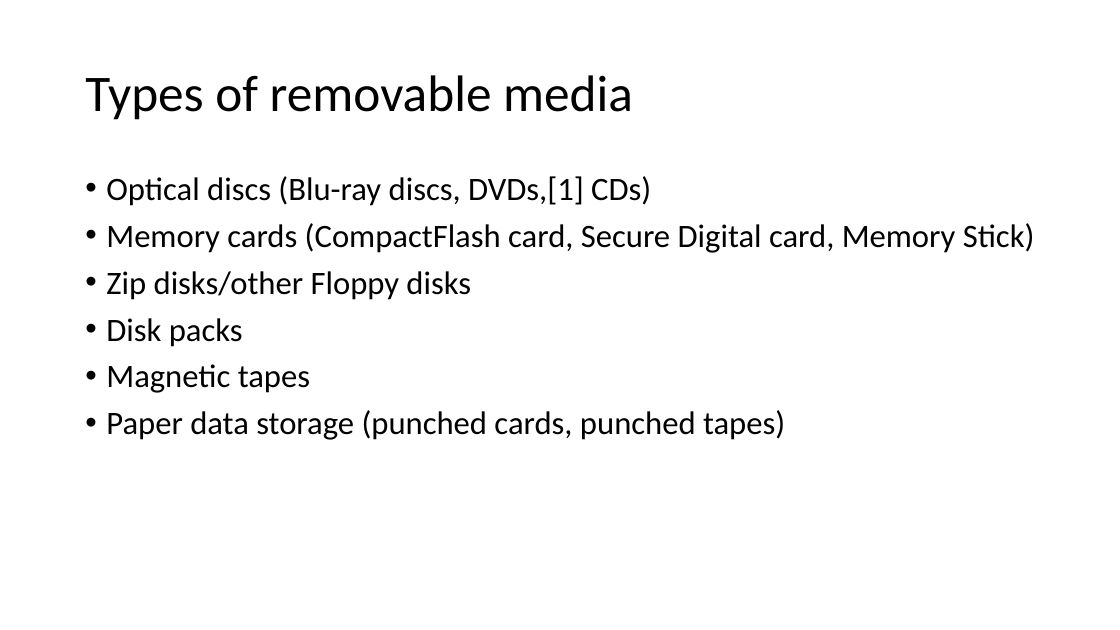
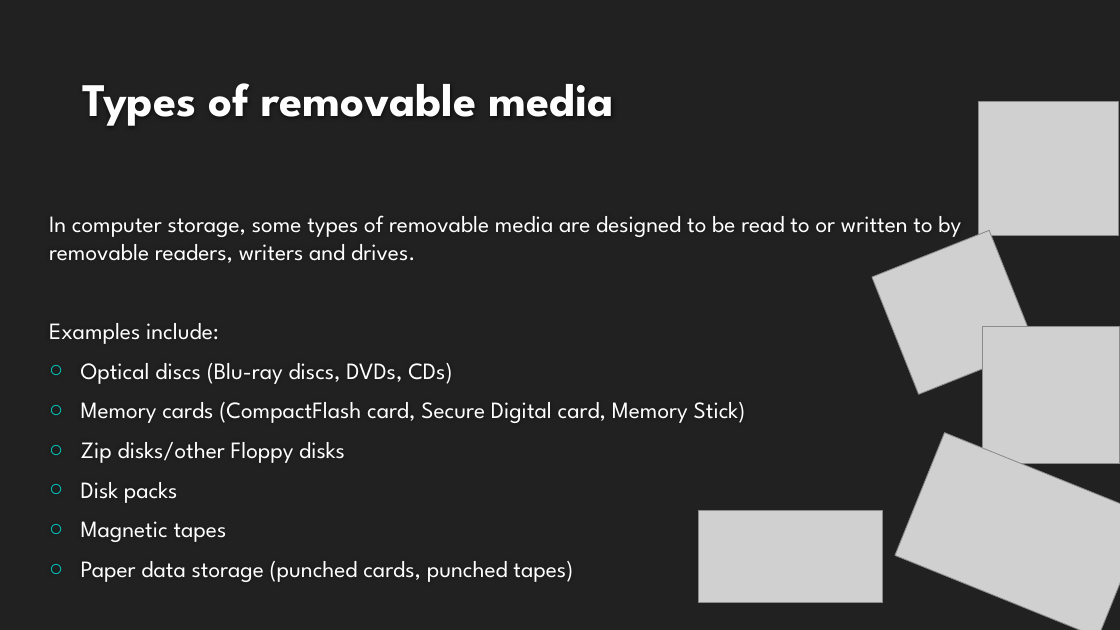
Before and after one commit to jmclean15/ICS3U0-SW, a slide deck: slide 4 of Model A work/Model.A4 Removable Media.pptx. Drawn at 1120x630 pixels with LibreOffice and Linux fonts; fonts in the diff are those of the drawing; grey boxes stand for pictures; background and template pictures are left out. Boxes give left, top, right and bottom in pixels: in the first picture for what was removed or moved away, otherwise in the second. Text is boxed around its words. In the diff, an @@ line names an element or a change of style, - is before the commit and + after.

```diff
--- a/Model A work/Model.A4 Removable Media.pptx
+++ b/Model A work/Model.A4 Removable Media.pptx
@@ background #FFFFFF to #212121 @@
@@ title "Types of removable media": place and size @@
-title "Types of removable media" at <box>85,75,633,120</box>
+title "Types of removable media" at <box>83,83,614,126</box>
@@ title "Types of removable media" at <box>83,83,614,126</box>: size 44 to 40 pt, font Calibri to League Spartan, text colour #000000 to #FEFEFE, bold on; line spacing 0.9 to 1; vertical alignment middle to bottom @@
@@ picture added at <box>979,102,1119,235</box> @@
@@ text "In computer storage, some types ...": place and size @@
-text "In computer storage, some types ..." at <box>106,176,1035,440</box>
+text "In computer storage, some types ..." at <box>49,215,961,582</box>
@@ text "In computer storage, some types ..." at <box>49,215,961,582</box>: vertical alignment top to middle @@
@@ text at <box>49,215,961,384</box>: text changed; size 28 to 20 pt; font Calibri to League Spartan; text colour #000000 to #FFFFFF @@
-• Optical discs (Blu-ray discs, DVDs,[1] CDs)
+In computer storage, some types of removable media are designed to be read to or written to by removable readers, writers and drives.
+Examples include:
+○ Optical discs (Blu-ray discs, DVDs, CDs)
@@ picture added at <box>873,231,1036,394</box> @@
@@ picture added at <box>982,327,1120,464</box> @@
@@ text at <box>81,402,746,582</box>: size 28 to 20 pt, font Calibri to League Spartan, text colour #000000 to #FFFFFF in "Memory cards (CompactFlash card, Secure Digital card, ...", "Zip disks/other Floppy disks", "Disk packs", "Magnetic tapes" and 1 more places; bullet • to ○; line spacing 0.9 to 1 @@
@@ picture added at <box>895,433,1120,630</box> @@
@@ picture added at <box>699,511,883,602</box> @@
```
Also in this commit, not shown: 3 other slides changed, 3 slides added, 1 slide removed.
